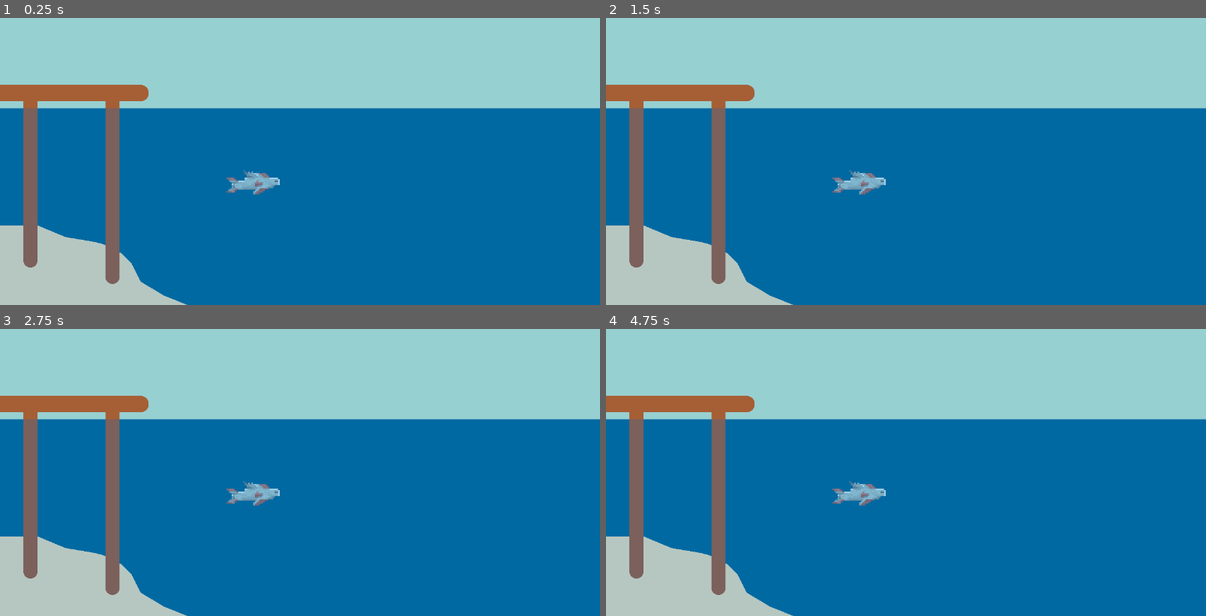
Above: before the commit, frames 1-4 (two rows, left to right).
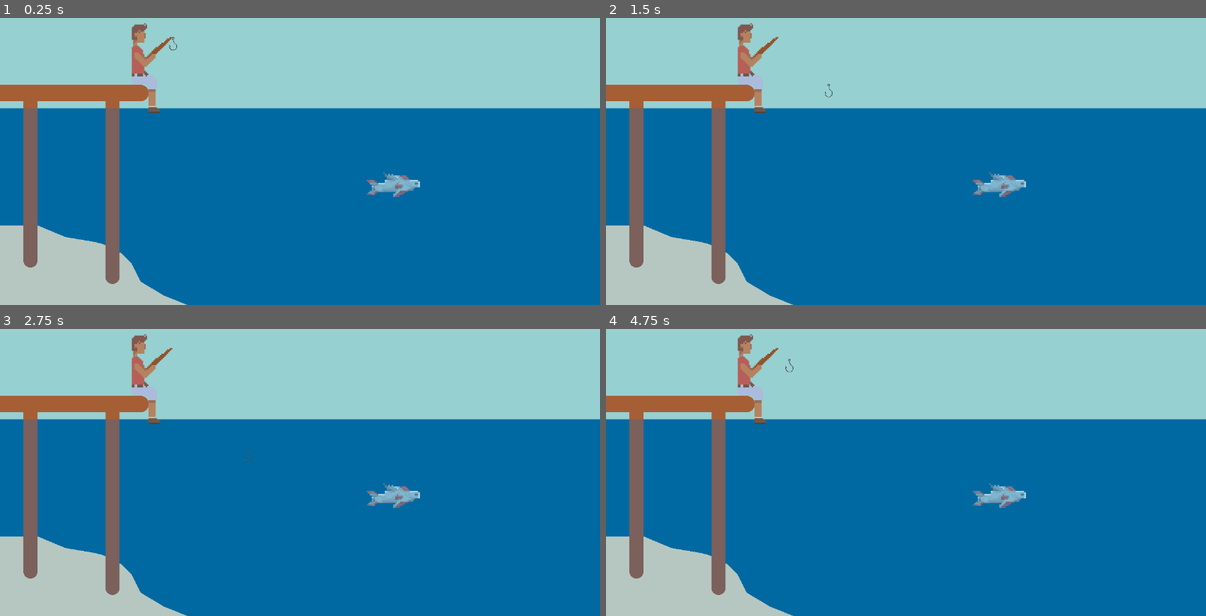
Above: after the commit, the same moments.

Repository: Sfven/something-fish-related
Game: Godot game, scene res://main.tscn
The game is run twice, just before and just after one commit, with the same random seed, the same clock (stepped at 60 frames per second) and the same inputs.
Inputs:
- Up to frame 1 (0.25 s): no input
- Up to frame 2 (1.5 s): tap Enter at 0.5 s; tap C (ui_cast, bound only after the commit) at 0.6 s; tap Space (ui_reel, bound only after the commit) at 0.8, 1.25, 1.35 s
- Up to frame 3 (2.75 s): tap C (ui_cast, bound only after the commit) at 1.55, 2.1 s; tap Enter at 2 s; tap Space (ui_reel, bound only after the commit) at 2.3 s
- Up to frame 4 (4.75 s): tap Space (ui_reel, bound only after the commit) at 2.75, 2.85, 3.8, 4.25, 4.35 s; tap C (ui_cast, bound only after the commit) at 3.05, 3.6, 4.55 s; tap Enter at 3.5 s; tap Escape (ui_cancel) at 4.15 s

The runs differ from the first frame. In frame 1, 1.5% of the frame differs, in the area x 21-70%, y 1-63%; in frame 2, 1.5%; in frame 3, 1.5%; in frame 4, 1.5%.

Commit message:
started work on hook

Diff:
--- /dev/null
+++ b/Hook.gd
@@ -0,0 +1,70 @@
+@tool
+extends Sprite2D
+
+const GRAVITY = 9.8
+const HOOK_ORIGIN = Vector2(368,148)
+var hook_location = Vector2(368, 148)
+var velocity = Vector2(0, 0)
+var cast = false
+var fishing = false
+var reel = false
+var hook = preload("res://Assets/hook.png")
+
+# Called when the node enters the scene tree for the first time.
+func _ready():
+	pass # Replace with function body.
+
+
+# Called every frame. 'delta' is the elapsed time since the previous frame.
+func _process(delta):
+	if Input.is_action_just_pressed("ui_cast"):
+		cast = true
+		fishing = true
+		velocity.x = 2
+		velocity.y = 2
+	if Input.is_action_just_pressed("ui_reel"):
+		reel = true
+	else:
+		reel = false
+	if Input.is_action_just_pressed("ui_cancel"):
+		velocity.x = 0
+		velocity.y = 0
+		hook_location = HOOK_ORIGIN
+
+	if(hook_location.y >= 300 && cast):
+		velocity.x = 0
+		velocity.y = 0.01
+		cast = false
+	if(cast):
+		velocity.x = 2
+	if(hook_location.y >= 300 && fishing):
+		velocity.x = 0
+		velocity.y += delta * GRAVITY * 0.5
+	if(hook_location.y < 300 && fishing && !cast):
+		velocity.x = 0
+		velocity.y += delta * GRAVITY
+	if(reel):
+		if(hook_location.x < HOOK_ORIGIN.x):
+			velocity.x += 0.1
+		if(hook_location.x > HOOK_ORIGIN.x):
+			velocity.x += -0.1
+		if(hook_location.y < HOOK_ORIGIN.y):
+			velocity.y += 0.1
+		if(hook_location.y > HOOK_ORIGIN.y):
+			velocity.y += -0.1
+
+	if(hook_location == HOOK_ORIGIN):
+		fishing = false
+
+	hook_location += velocity
+	queue_redraw()
+	pass
+
+
+func _draw():
+	draw_set_transform(hook_location, 0.0, Vector2(0.07, 0.07))
+	draw_texture(hook, Vector2(-100, 0))
+	#draw_set_transform(Vector2(100, 100), PI / 2.0, Vector2(1, 1))
+	#draw_texture(hook, Vector2(0, 0))
+	#draw_set_transform(Vector2(200, 200), PI, Vector2(2, 2))
+	#draw_texture(hook, Vector2(0, 0))
--- a/main.tscn
+++ b/main.tscn
@@ -1,16 +1,26 @@
-[gd_scene load_steps=4 format=3 uid="uid://bk0ayr2ujvltf"]
+[gd_scene load_steps=6 format=3 uid="uid://bk0ayr2ujvltf"]
 
 [ext_resource type="Script" path="res://main.gd" id="1_75f32"]
 [ext_resource type="Texture2D" uid="uid://brsgd4kvmgqwm" path="res://Assets/Fish_1_O.png" id="2_3w1ma"]
 [ext_resource type="Script" path="res://Foreground.gd" id="3_flvsb"]
+[ext_resource type="Script" path="res://Hook.gd" id="3_kehei"]
+[ext_resource type="Texture2D" uid="uid://cufbtlnulicpl" path="res://Assets/Person_WFishing_Rod.png" id="5_2tn6c"]
 
 [node name="Main" type="Node2D"]
 script = ExtResource("1_75f32")
 
 [node name="Fish1O" type="Sprite2D" parent="."]
-position = Vector2(540, 461)
+position = Vector2(839, 466)
 scale = Vector2(3.54688, 3.25)
 texture = ExtResource("2_3w1ma")
 
+[node name="Hook" type="Sprite2D" parent="."]
+script = ExtResource("3_kehei")
+
 [node name="Foreground" type="Node2D" parent="."]
 script = ExtResource("3_flvsb")
+
+[node name="PersonWFishingRod" type="Sprite2D" parent="."]
+position = Vector2(323, 214)
+scale = Vector2(3, 3)
+texture = ExtResource("5_2tn6c")
--- a/project.godot
+++ b/project.godot
@@ -21,6 +21,19 @@
 window/size/viewport_height=720
 window/size/resizable=false
 
+[input]
+
+ui_cast={
+"deadzone": 0.5,
+"events": [Object(InputEventKey,"resource_local_to_scene":false,"resource_name":"","device":0,"window_id":0,"alt_pressed":false,"shift_pressed":false,"ctrl_pressed":false,"meta_pressed":false,"pressed":false,"keycode":0,"physical_keycode":67,"key_label":0,"unicode":0,"echo":false,"script":null)
+]
+}
+ui_reel={
+"deadzone": 0.5,
+"events": [Object(InputEventKey,"resource_local_to_scene":false,"resource_name":"","device":0,"window_id":0,"alt_pressed":false,"shift_pressed":false,"ctrl_pressed":false,"meta_pressed":false,"pressed":false,"keycode":0,"physical_keycode":32,"key_label":0,"unicode":0,"echo":false,"script":null)
+]
+}
+
 [rendering]
 
 textures/canvas_textures/default_texture_filter=0
Binary file added: Assets/hook.png
Not shown, added: Assets/hook.png.import
